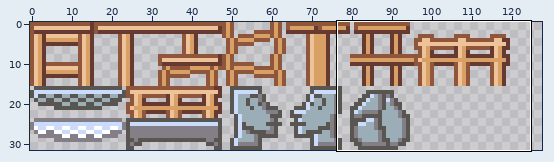
Sprite sheet -- tilesets4/FGTropicalWood.png. Above: a wide view before the commit, with the close-up outlined.
Close-up. Before the commit:
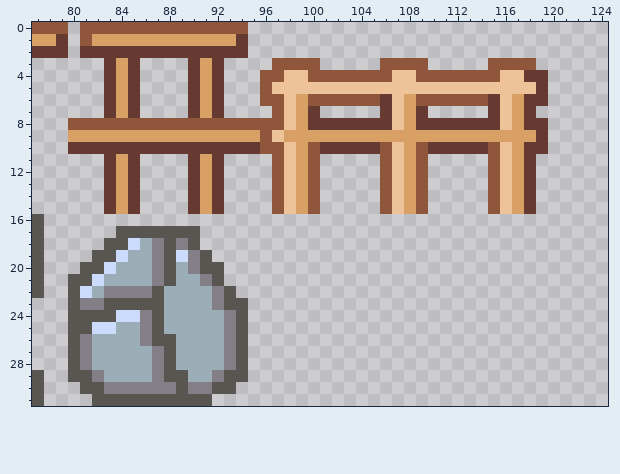
The file is 128x32 pixels. Shown: x 77..124, y 0..31.
After:
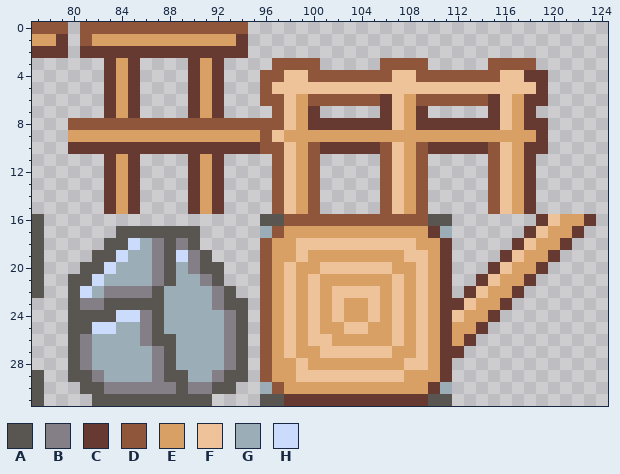
Palette (. is transparent): A #595652  B #847e87  C #663931  D #8f563b  E #d9a066  F #eec39a  G #9badb7  H #cbdbfc
Edits made:
y 16: x 96..111 ................ -> AADDDDDDDDDDDDAA; x 119..123 ..... -> CFEEC
y 17: x 96..111 ................ -> GDEEEEEEEEEEEECG; x 118..122 ..... -> CFEEC
y 18: x 96..111 ................ -> DEEFFFFFFFFFFEEC; x 117..121 ..... -> CFEEC
y 19: x 96..111 ................ -> DEEFEEEEEEEEFFEC; x 116..120 ..... -> CFEEC
y 20: x 96..111 ................ -> DEFEEFFFFFFEEFEC; x 115..119 ..... -> CFEEC
y 21: x 96..111 ................ -> DEFEFEEEEEEFEFEC; x 114..118 ..... -> CFEEC
y 22: x 96..111 ................ -> DEFEFEFFFFEFEFEC; x 113..117 ..... -> CFEEC
y 23: x 96..116 ..................... -> DEFEFEFEEFEFEFECCFEEC
y 24: x 96..115 .................... -> DEFEFEFEEFEFEFECFEEC
y 25: x 96..114 ................... -> DEFEFEEFFEEFEFECEEC
y 26: x 96..113 .................. -> DEFEFFEEEEEFEFECEC
y 27: x 96..112 ................. -> DEFEEFFFFFFEEFECC
y 28: x 96..111 ................ -> DEEFEEEEEEEEFFEC
y 29: x 96..111 ................ -> DEEFFFFFFFFFEEEC
y 30: x 96..111 ................ -> GDEEEEEEEEEEEECG
y 31: x 96..111 ................ -> AACCCCCCCCCCCCAA
Changed places in both close-ups, as pixel boxes (x1, y1, x2, y2):
added: (260, 214, 596, 406)
